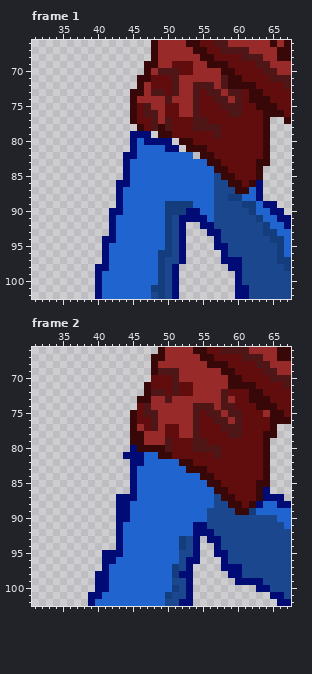
One commit to this pixel-art file: Assets/Sprites/jamcharwalkright.aseprite. Above, as it was before the edit.
128x128 pixels, 2 frames. Colours within 5 levels of each other are drawn and written as one. Shown: frame 1: x 31..67, y 66..102; frame 2: x 31..67, y 66..102. The commit also changed other frames or places, which this record leaves out.
After:
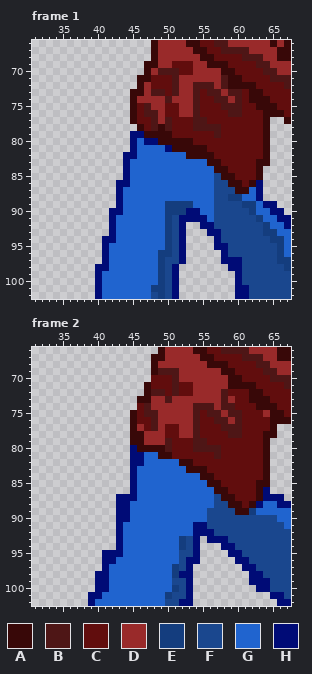
Palette (. is transparent): A #380808  B #4e1616  C #610d0d  D #992a2a  E #143d7e  F #1a478e  G #2064cf  H #000b76
Edits made:
{"where": "frame 1, layer \"govde\""}
{"frame":1,"y":79,"x":47,"old":"H.","new":"AA"}
{"frame":1,"y":80,"x":49,"old":"HH.","new":"AAA"}
{"frame":1,"y":81,"x":51,"old":"H.","new":"AA"}
{"frame":1,"y":82,"x":53,"old":"G.","new":"AA"}
{"where": "frame 2, layers \"onbacak\", \"arkabacak\""}
{"frame":2,"y":81,"x":44,"old":"H","new":"."}
{"frame":2,"y":93,"x":58,"old":"F","new":"H"}
{"frame":2,"y":94,"x":57,"old":"HFF","new":".HH"}
{"frame":2,"y":95,"x":57,"old":"HHFF","new":"..HH"}
{"frame":2,"y":96,"x":58,"old":"HFFF","new":"..HH"}
{"frame":2,"y":97,"x":58,"old":"HHHFF","new":"...HH"}
{"frame":2,"y":98,"x":59,"old":"HHFFF","new":"...HH"}
{"frame":2,"y":99,"x":60,"old":"HH","new":".."}
{"frame":2,"y":99,"x":64,"old":"F","new":"H"}
{"label":"changed","picture_box":[144,131,200,159]}
{"label":"erased","picture_box":[123,452,130,459]}
{"label":"changed","picture_box":[214,536,270,585]}
